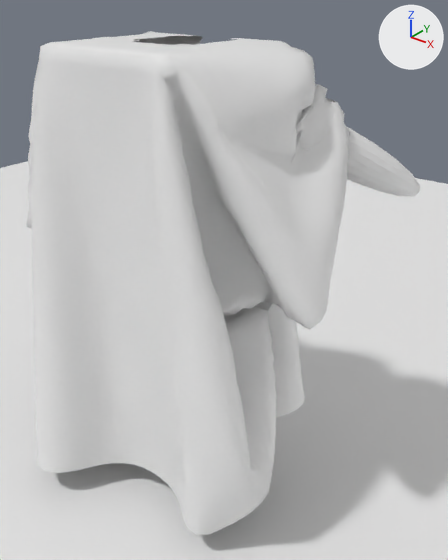
Before and after pictures for a commit that changed the Blender file tools/garment/daraa_source.blend.
Camera for both pictures: a 50 mm lens placed at (0.978, -1.027, 1.221), pointed at (0.077, 0.1, 0.522). Every picture has the same lights, and +X, +Y and +Z are marked at upper right. The first picture is the older version.

Names of what the first picture shows: 'Daraa', 'proxy_arm.001', 'proxy_ground'.
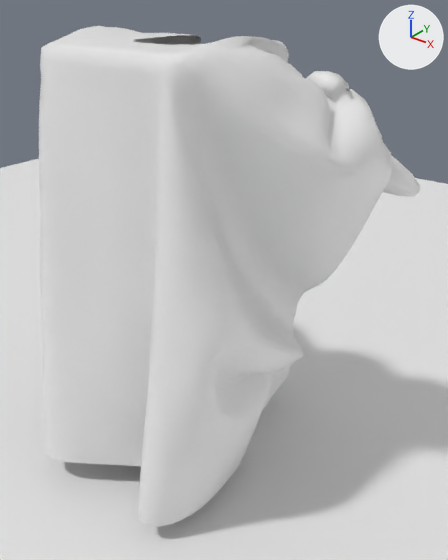
What differs and where, as boxes [x1, y1, x2, y2] in the pictures (448 x 560 px):
'Daraa', reshaped (9% wider)
    before: [26, 31, 350, 535]
    after: [39, 26, 393, 527]
'proxy_arm.001', unchanged, covered by the edit
    before: [346, 126, 420, 196]
    after: [383, 156, 420, 196]

The edits, one by one:
me_daraa is used by ob_daraa; location (0.0, 0.0, 0.0).
me_daraa had 4149 vertices, 4002 faces and spanned x -0.537..0.457, y -0.355..0.269, z 0.03..1.103.
me_daraa now has 4149 vertices, 4002 faces and spans x -0.484..0.446, y -0.313..0.4, z 0.026..1.122.
me_daraa part 1: 4112 of 4149 vertices moved; they spanned x -0.537..0.457, y -0.355..0.269, z 0.03..1.103 and now span x -0.484..0.446, y -0.313..0.4, z 0.026..1.122; mean shift (0.008, 0.066, -0.027); largest move (-0.273, -0.07, 0.177) -> (-0.184, 0.376, 0.107).
